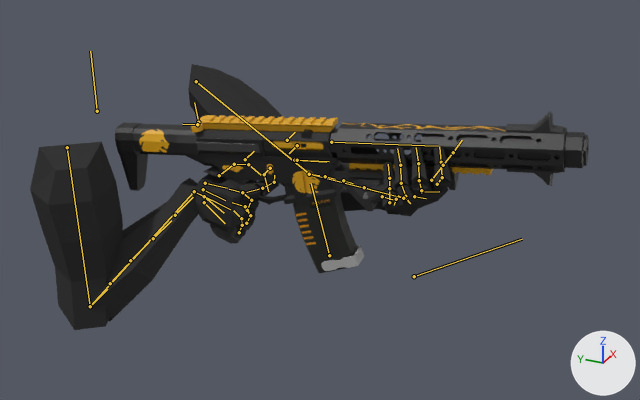
The Blender file Weapons/HoneyBadger/HoneyBadgerAnimation.blend, before and after one commit.
Before and after are seen from a 50 mm camera at (-7.87, -5.81, 2.94) aimed at (-0.35, -2.43, -0.81). The axes (+X, +Y, +Z) are drawn at lower right. The lights are the same throughout. Both versions are drawn at frame 154 of the action 'Reload'; the numbers are the values there. The bones that bend it are drawn over the model as lines.
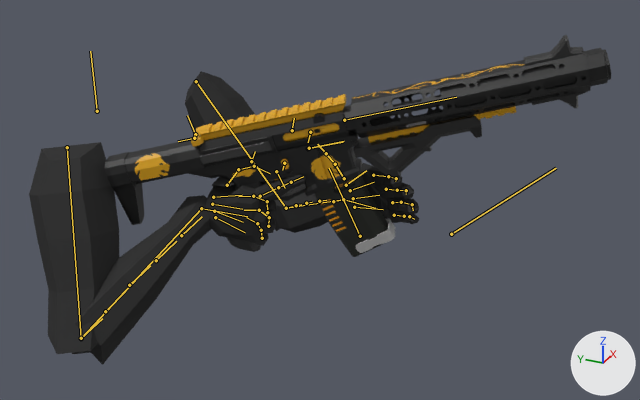
What differs and where, as boxes (x1, y1, x2, y2) in the pictures (640 x 400 px):
'Cube', posed (7% wider, 65% taller): before (115, 112, 589, 243); after (105, 35, 611, 252)
'ArmMesh', posed (8% narrower, 10% taller): before (30, 64, 452, 330); after (29, 71, 419, 365)
'Cube.002', posed (14% wider): before (293, 193, 364, 273); after (314, 174, 395, 257)
bone 'Index01L', root to tip: before (437, 184) to (442, 177); after (373, 175) to (388, 176)
bone 'Index02L', root to tip: before (442, 177) to (441, 162); after (388, 176) to (396, 178)
bone 'Index03L', root to tip: before (441, 162) to (439, 146); after (396, 178) to (395, 181)
bone 'Thumb01L', root to tip: before (431, 180) to (443, 165); after (344, 178) to (335, 164)
bone 'Thumb03L', root to tip: before (453, 152) to (462, 140); after (326, 153) to (317, 144)
bone 'Middle01L', root to tip: before (421, 190) to (419, 180); after (386, 189) to (397, 190)
bone 'Middle02L', root to tip: before (419, 180) to (418, 163); after (397, 190) to (406, 190)
bone 'Middle03L', root to tip: before (418, 163) to (416, 147); after (406, 190) to (406, 194)
bone 'Ring01L', root to tip: before (405, 196) to (401, 183); after (392, 202) to (401, 202)
bone 'Ring02L', root to tip: before (401, 183) to (400, 165); after (401, 202) to (412, 204)
bone 'Ring03L', root to tip: before (400, 165) to (397, 148); after (412, 204) to (413, 210)
bone 'Pinky01L', root to tip: before (389, 202) to (389, 188); after (394, 215) to (404, 216)
bone 'Pinky02L', root to tip: before (389, 188) to (389, 178); after (404, 216) to (409, 216)
bone 'Pinky03L', root to tip: before (389, 178) to (388, 164); after (409, 216) to (414, 219)
bone 'Index01R', root to tip: before (243, 193) to (262, 188); after (260, 196) to (278, 187)
bone 'Index02R', root to tip: before (262, 188) to (274, 182); after (278, 187) to (291, 182)
bone 'Index03R', root to tip: before (274, 182) to (274, 175); after (291, 182) to (303, 176)
bone 'Hand.L', root to tip: before (403, 198) to (398, 195); after (343, 199) to (375, 208)
bone 'Gun', root to tip: before (414, 276) to (522, 239); after (451, 234) to (556, 168)

What the commit changed:
Bone 'Index01L' (bone_index01l) turns from (10, -5, -14) to (2, -6, -28) degrees about its own x, y and z.
Bone 'Index02L' (bone_index02l) turns from (60, -20, 24) to (11, -2, 10) degrees about its own x, y and z.
Bone 'Index03L' (bone_index03l) turns from (-10, -6, 0) to (24, 2, 2) degrees about its own x, y and z.
Bone 'Thumb01L' (bone_thumb01l) turns from (17, 4, 11) to (-15, -22, 8) degrees about its own x, y and z.
Bone 'Thumb03L' (bone_thumb03l) turns from (13, -8, 3) to (15, 3, 6) degrees about its own x, y and z.
Bone 'Middle01L' (bone_middle01l) turns from (22, -12, -17) to (-2, -11, -9) degrees about its own x, y and z.
Bone 'Middle02L' (bone_middle02l) turns from (99, 1, -4) to (19, -3, -2) degrees about its own x, y and z.
Bone 'Middle03L' (bone_middle03l) turns from (-50, -5, 10) to (23, 0, -1) degrees about its own x, y and z.
Bone 'Ring01L' (bone_ring01l) turns from (63, 1, -18) to (5, -8, 3) degrees about its own x, y and z.
Bone 'Ring02L' (bone_ring02l) turns from (40, 1, 14) to (2, 6, -8) degrees about its own x, y and z.
Bone 'Ring03L' (bone_ring03l) turns from (-34, -10, 5) to (29, 2, -9) degrees about its own x, y and z.
Bone 'Pinky01L' (bone_pinky01l) turns from (87, -24, 28) to (-12, -12, 21) degrees about its own x, y and z.
Bone 'Pinky02L' (bone_pinky02l) turns from (8, -4, -4) to (21, 0, 3) degrees about its own x, y and z.
Bone 'Pinky03L' (bone_pinky03l) turns from (-26, 1, 3) to (12, 3, -10) degrees about its own x, y and z.
Bone 'Index01R' (bone_index01r) turns from (24, 9, -4) to (12, 10, -6) degrees about its own x, y and z.
Bone 'Index02R' (bone_index02r) turns from (38, 5, -16) to (-1, -10, -4) degrees about its own x, y and z.
Bone 'Index03R' (bone_index03r) turns from (50, 2, 6) to (-7, 7, -1) degrees about its own x, y and z.
Bone 'Hand.L' (bone_hand_l) moves from (2.19, -3.52, 3.71) to (2.31, -3.04, 2.69).
Bone 'Hand.L' (bone_hand_l) turns from (17, 22, -160) to (88, 37, -49) degrees about its own x, y and z.
Bone 'Gun' (bone_gun) moves from (0.0, 0.33, -0.24) to (0.17, 0.82, -0.53).
Bone 'Gun' (bone_gun) turns from (-6, 5, -2) to (-16, 14, -15) degrees about its own x, y and z.
